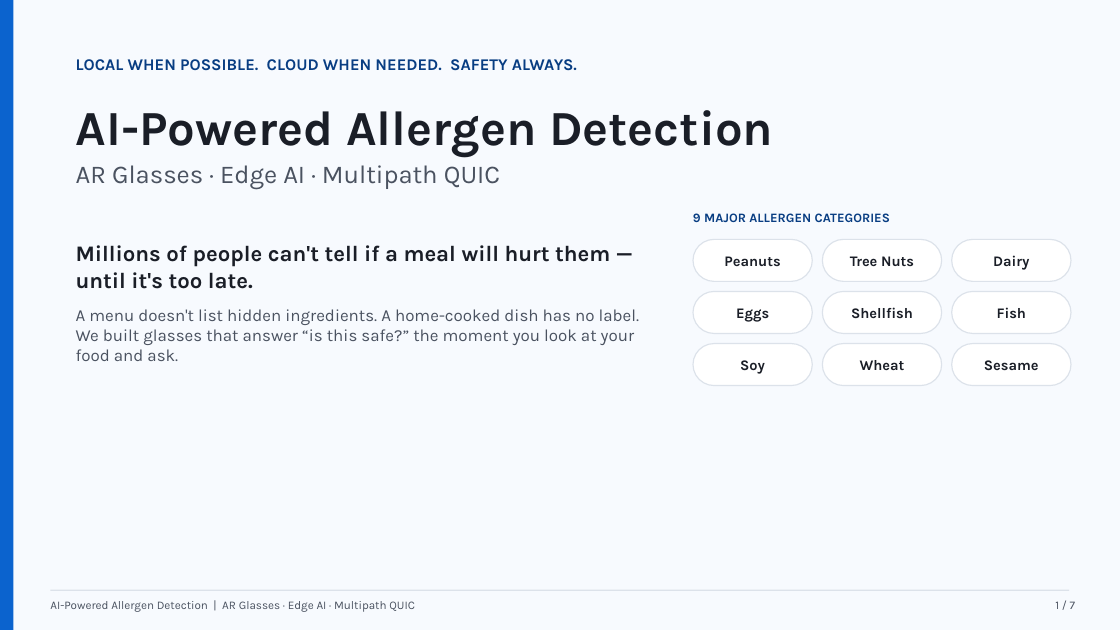
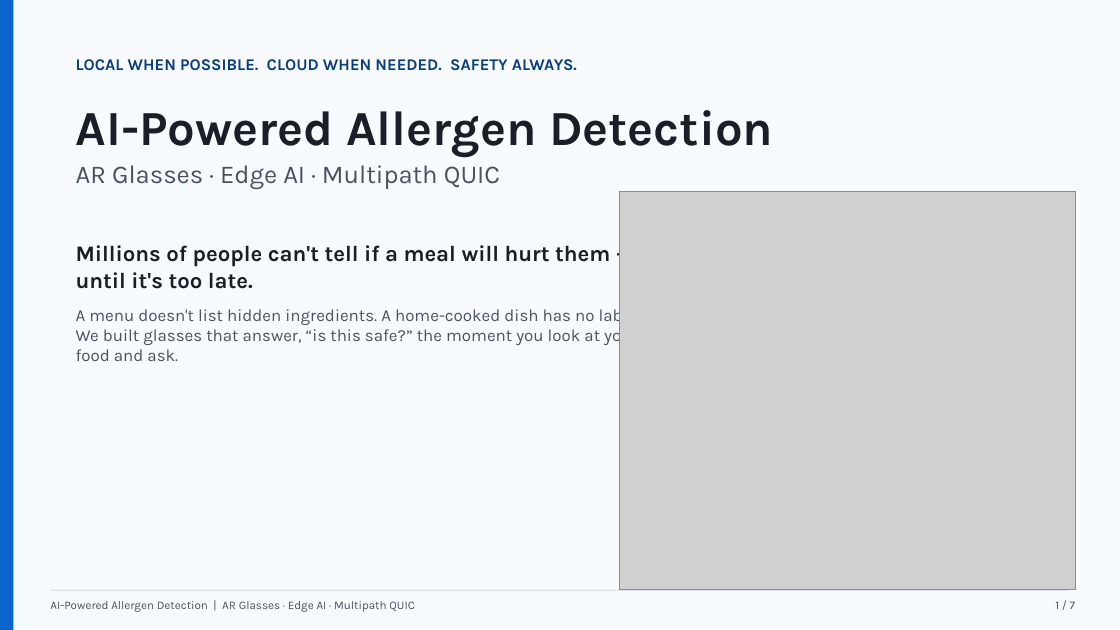
Before and after one commit to nparkgithub/hackathon26, a slide deck: slide 1 of docs/allergen_ar_presentation.pptx. Drawn at 1120x630 pixels with LibreOffice and Linux fonts; fonts in the diff are those of the drawing; grey boxes stand for pictures. Boxes give left, top, right and bottom in pixels: in the first picture for what was removed or moved away, otherwise in the second. Text is boxed around its words. In the diff, an @@ line names an element or a change of style, - is before the commit and + after.

Commit message:
Update presentation

```diff
--- a/docs/allergen_ar_presentation.pptx
+++ b/docs/allergen_ar_presentation.pptx
@@ picture added at bbox=[619, 192, 1075, 591] @@
@@ text removed at bbox=[693, 213, 890, 222] @@
-9 MAJOR ALLERGEN CATEGORIES
@@ rounded rectangle removed at bbox=[693, 239, 812, 281] @@
-Peanuts
@@ rounded rectangle removed at bbox=[823, 239, 942, 281] @@
-Tree Nuts
@@ rounded rectangle removed at bbox=[952, 239, 1071, 281] @@
-Dairy
@@ rounded rectangle removed at bbox=[693, 292, 812, 334] @@
-Eggs
@@ rounded rectangle removed at bbox=[823, 292, 942, 334] @@
-Shellfish
@@ rounded rectangle removed at bbox=[952, 292, 1071, 334] @@
-Fish
@@ text at bbox=[76, 306, 640, 361]: text changed @@
-A menu doesn't list hidden ingredients. A home-cooked dish has no label. We built glasses that answer “is this safe?” the moment you look at your food and ask.
+A menu doesn't list hidden ingredients. A home-cooked dish has no label. We built glasses that answer, “is this safe?” the moment you look at your food and ask.
@@ rounded rectangle removed at bbox=[693, 344, 812, 386] @@
-Soy
@@ rounded rectangle removed at bbox=[823, 344, 942, 386] @@
-Wheat
@@ rounded rectangle removed at bbox=[952, 344, 1071, 386] @@
-Sesame
```
Also in this commit, not shown: 4 other slides changed, 3 other files.
